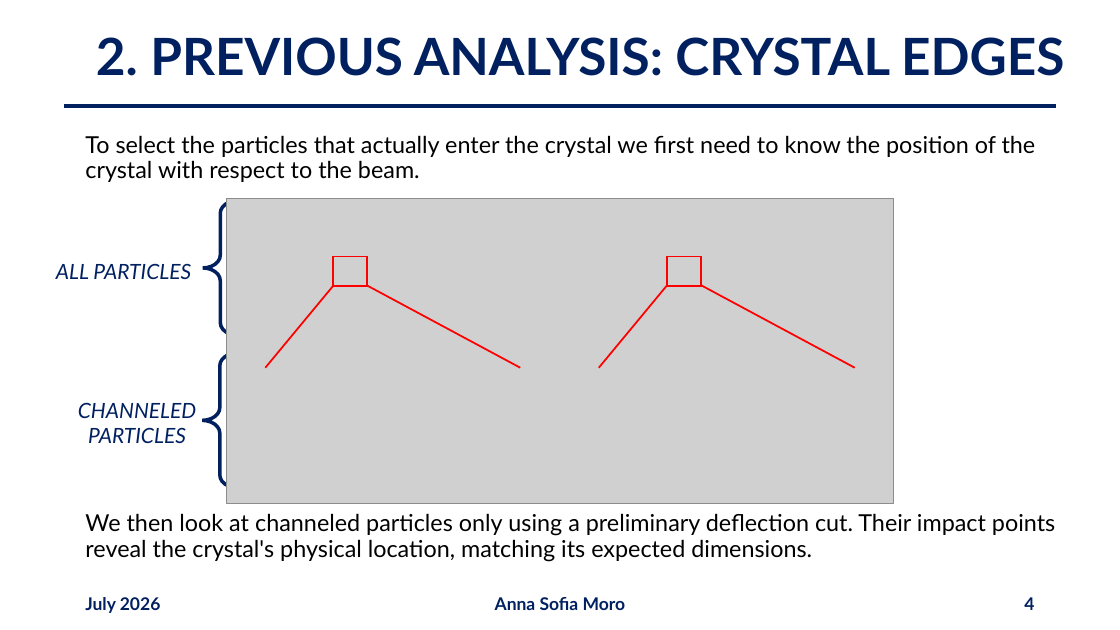
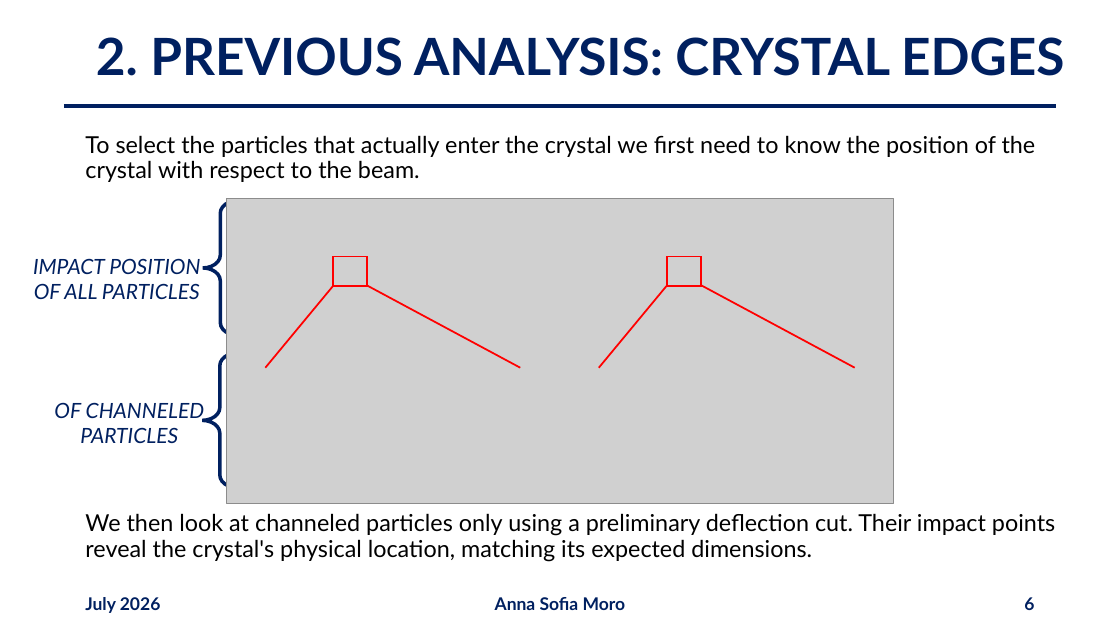
Before and after one commit to annaasofia/tesi, a slide deck: slide 6 of slides/week4.pptx (slide 4 before the commit). Drawn at 1120x630 pixels with LibreOffice and Linux fonts; fonts in the diff are those of the drawing; grey boxes stand for pictures. Boxes give left, top, right and bottom in pixels: in the first picture for what was removed or moved away, otherwise in the second. Text is boxed around its words. In the diff, an @@ line names an element or a change of style, - is before the commit and + after.

```diff
--- a/slides/week4.pptx
+++ b/slides/week4.pptx
@@ text at (33,258,200,299): text changed @@
-ALL PARTICLES
+IMPACT POSITION
+OF ALL PARTICLES
@@ text at (54,402,204,443): text changed @@
-CHANNELED PARTICLES
+OF CHANNELED PARTICLES
@@ page number at (1024,597,1034,610): text changed @@
-4
+6
```
Also in this commit, not shown: 3 other slides changed, 4 slides added, 1 other file.
